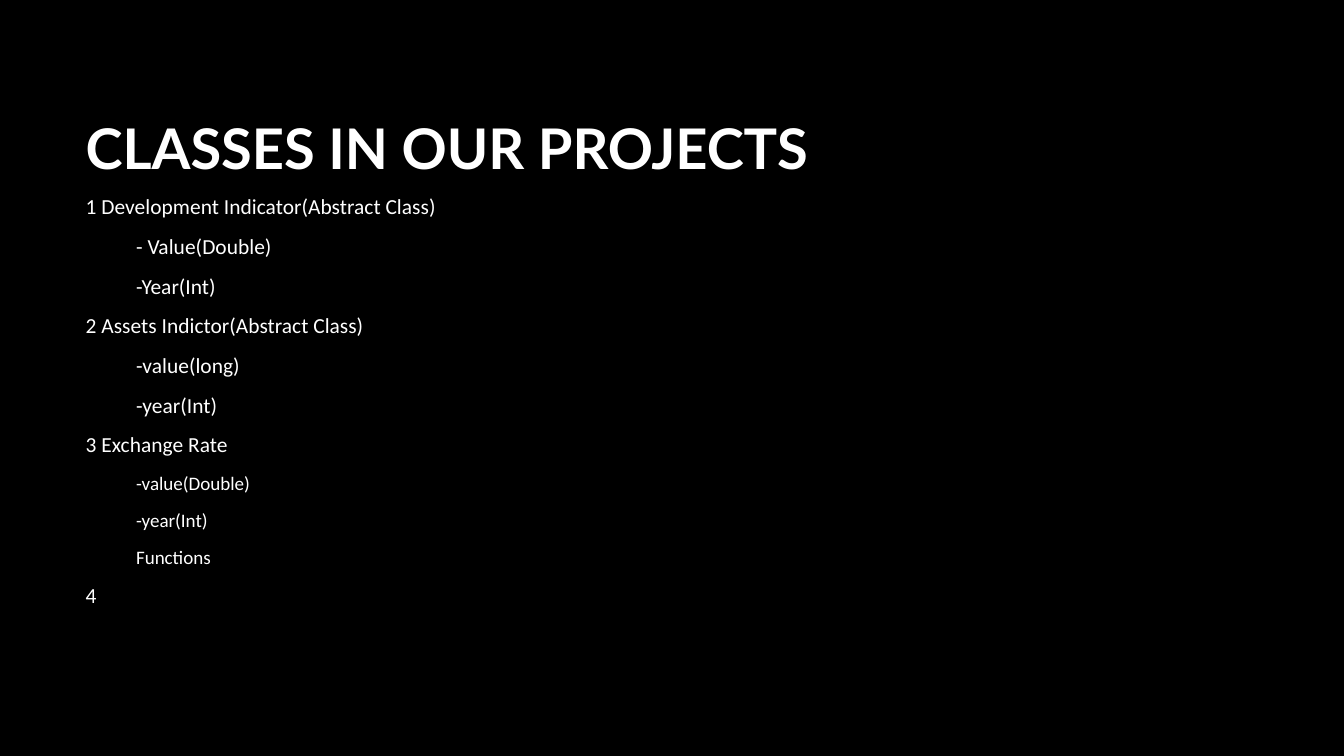
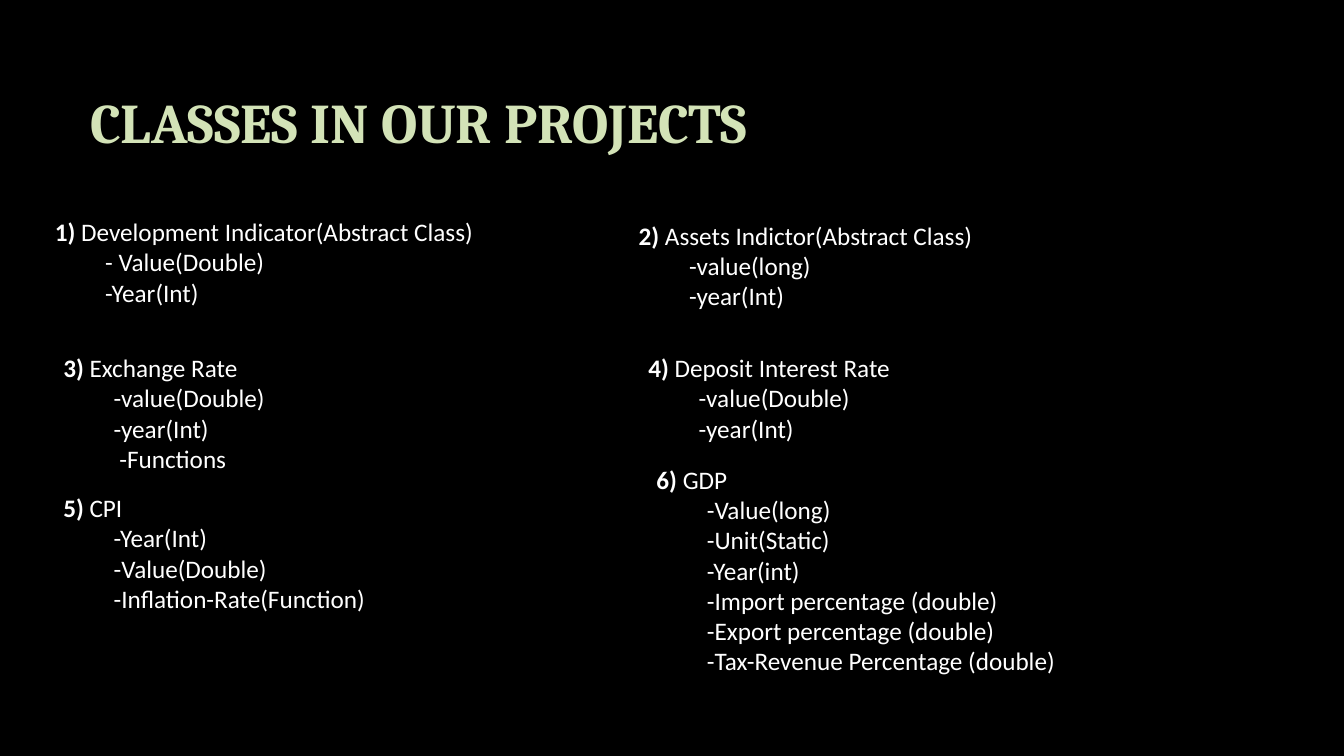
Before and after one commit to AvatarAarav/Economy_Data_Visualization, a slide deck: slide 3 of Economy_Data_Visualizaton_Presentation.pptx. Drawn at 1344x756 pixels with LibreOffice and Linux fonts; fonts in the diff are those of the drawing; background and template pictures are left out. Boxes give left, top, right and bottom in pixels: in the first picture for what was removed or moved away, otherwise in the second. Text is boxed around its words. In the diff, an @@ line names an element or a change of style, - is before the commit and + after.

Commit message:
Updating Presentation

```diff
--- a/Economy_Data_Visualizaton_Presentation.pptx
+++ b/Economy_Data_Visualizaton_Presentation.pptx
@@ title "CLASSES IN OUR PROJECTS": place and size @@
-title "CLASSES IN OUR PROJECTS" at (86,128,808,170)
+title "CLASSES IN OUR PROJECTS" at (90,105,747,155)
@@ title "CLASSES IN OUR PROJECTS" at (90,105,747,155): font Lato to Cambria, text colour #FFFFFF to #D3E3B7 @@
@@ text removed at (86,198,436,603) @@
-1 Development Indicator(Abstract Class)
-- Value(Double)
--Year(Int)
-2 Assets Indictor(Abstract Class)
--value(long)
--year(Int)
-3 Exchange Rate
-  -value(Double)
-  -year(Int)
-  Functions
-4
@@ text added at (55,222,473,306), 18 pt, text #FFFFFF @@
+1) Development Indicator(Abstract Class)
+- Value(Double)
+-Year(Int)
@@ text added at (639,226,972,309), 18 pt, text #FFFFFF @@
+2) Assets Indictor(Abstract Class)
+-value(long)
+-year(Int)
@@ text added at (63,358,265,469), 18 pt, text #FFFFFF @@
+3) Exchange Rate
+  -value(Double)
+  -year(Int)
+  -Functions
@@ text added at (648,358,890,442), 18 pt, text #FFFFFF @@
+4) Deposit Interest Rate
+-value(Double)
+-year(Int)
@@ text added at (656,470,1054,675), 18 pt, text #FFFFFF @@
+6) GDP
+-Value(long)
+-Unit(Static)
+-Year(int)
+-Import percentage (double)
+-Export percentage (double)
+-Tax-Revenue Percentage (double)
@@ text added at (63,498,365,612), 18 pt, text #FFFFFF @@
+5) CPI
+-Year(Int)
+  -Value(Double)
+  -Inflation-Rate(Function)
```
Also in this commit, not shown: 6 other slides changed, 1 slide removed, 2 other files.
